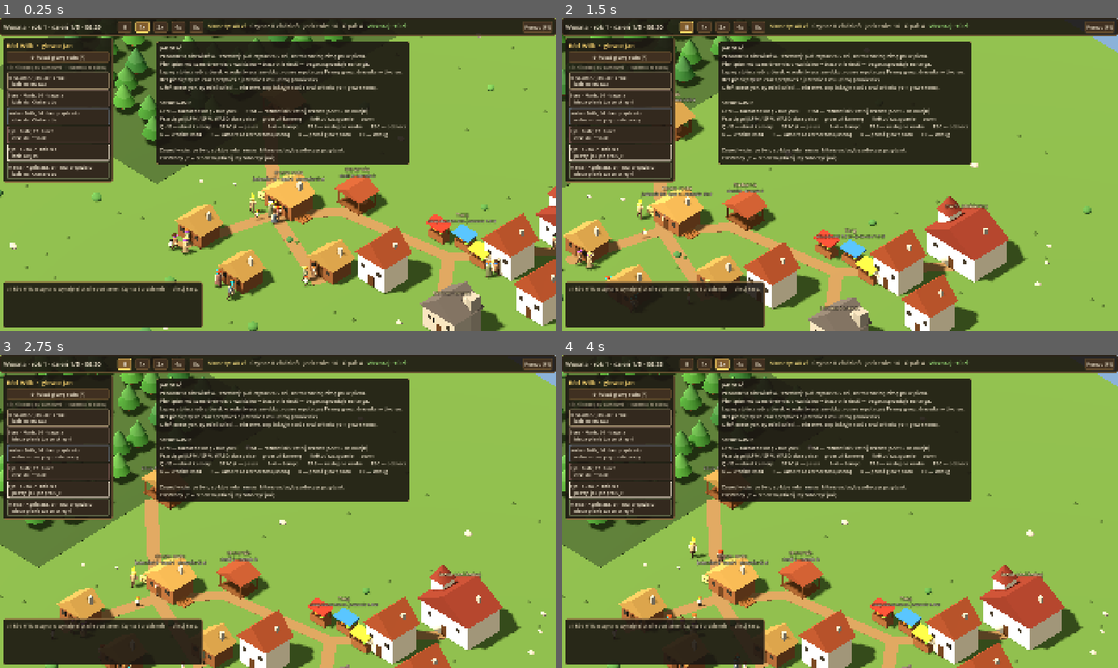
Above: before the commit, frames 1-4 (two rows, left to right).
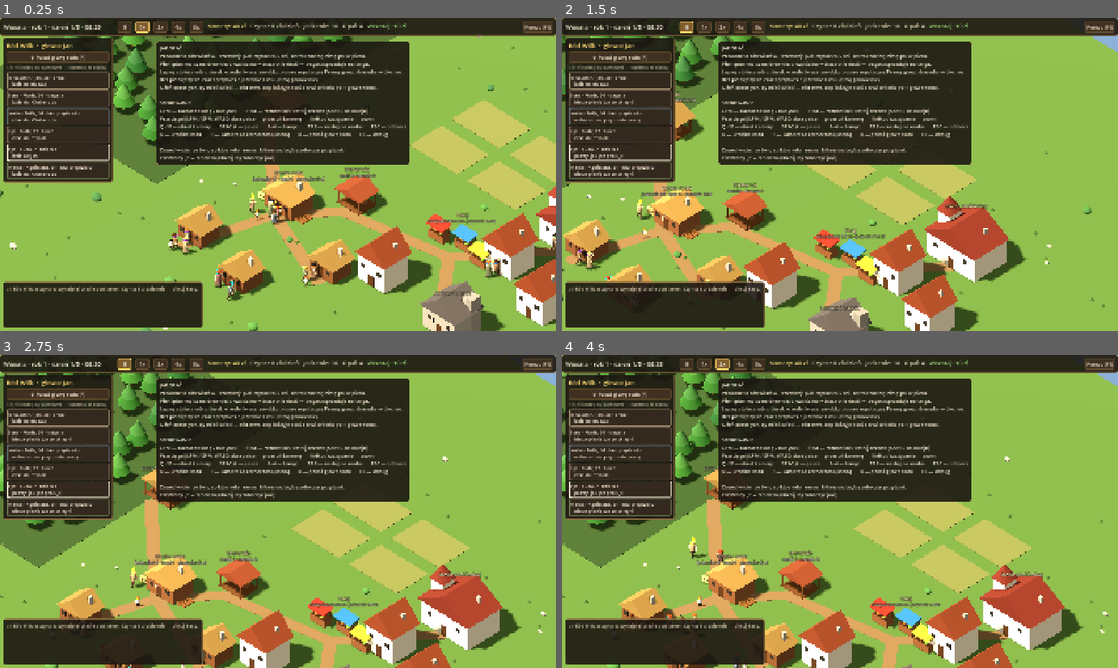
Above: after the commit, the same moments.

Repository: dwdzdc/dynastia
Game: Godot game, scene res://game/main.tscn
Same seed, same stepped clock (60 frames per second), same inputs: the game is played once before the commit and once after it.
Inputs (mouse positions are in pixels of both pictures, inside the frame that each line leads up to):
- Up to frame 1 (0.25 s): no input
- Up to frame 2 (1.5 s): tap Enter at 0.5 s; move the mouse to (962, 158) at 0.52 s; hold D 0.53-1.25 s; tap 1 at 0.6 s; click (962, 158) at 0.67 s; tap Space at 0.77 s; drag from (728, 190) to (812, 237) at 1.27 s
- Up to frame 3 (2.75 s): click "II" at 2 s
- Up to frame 4 (4 s): click "1x" at 2.75 s; click "2x" at 3.5 s

The runs differ from the first frame. In frame 1, 4.0% of the frame differs, in the area x 4-100%, y 5-98%; in frame 2, 2.6%; in frame 3, 4.1%, in the area x 0-97%, y 32-96%; in frame 4, 4.1%.

Commit message:
L1: pola (SimField) - dzialki dworu na mapie, orka/siew/zniwa jako praca, wzrost w porach roku, marnienie i zima
Co-Authored-By: Claude Opus 5.5 <noreply@anthropic.com>

Diff:
--- a/data/balance.json
+++ b/data/balance.json
@@ -418,6 +418,16 @@
     "reputation_min": -20.0,
     "valve": false
   },
+  "fields": {
+    "plow_seasons": ["spring"],
+    "sow_seasons": ["spring"],
+    "grow_seasons": ["spring", "summer", "autumn"],
+    "rot_season": "winter",
+    "grow_days": 7,
+    "ripe_loss_per_day": 0.04,
+    "work_seconds": { "plow": 500.0, "sow": 250.0, "harvest": 600.0 },
+    "yield": 90
+  },
   "estate": {
     "building": "manor",
     "food_per_labor_day": {
--- a/data/map.json
+++ b/data/map.json
@@ -95,7 +95,7 @@
       "y": 30
     }
   ],
-  "roads": [
+  "fields": [{"id": "f1", "owner": "manor", "x": 50, "y": 3, "w": 9, "h": 6}, {"id": "f2", "owner": "manor", "x": 61, "y": 3, "w": 9, "h": 6}, {"id": "f3", "owner": "manor", "x": 50, "y": 11, "w": 9, "h": 6}, {"id": "f4", "owner": "manor", "x": 61, "y": 11, "w": 9, "h": 6}], "roads": [
     [
       "home",
       "sawmill"
--- a/game/world_view.gd
+++ b/game/world_view.gd
@@ -19,6 +19,14 @@
 const TRUNK := Color(0.4, 0.27, 0.15)
 const LOG := Color(0.52, 0.35, 0.19)
 const PLANK := Color(0.86, 0.68, 0.42)
+const SOIL := Color(0.42, 0.3, 0.18)         # zaorane pole
+const FALLOW := Color(0.45, 0.47, 0.27)      # ugór
+const STUBBLE := Color(0.72, 0.64, 0.4)      # ściernisko
+const CROP_YOUNG := Color(0.38, 0.6, 0.22)
+const CROP_RIPE := Color(0.88, 0.74, 0.3)
+const FIELD_ROW_GAP := 1.0                   # odstęp rzędów zboża
+const CROP_MAX_H := 0.9                      # wysokość dojrzałego zboża
+const SHEAF := Color(0.85, 0.7, 0.32)
 
 var world: SimWorld
 var agent_views: Dictionary = {}   # agent id -> AgentView
@@ -28,6 +36,7 @@
 var _ground: MeshInstance3D
 var _floor: MeshInstance3D
 var _tufts: Array = []
+var _fields: Dictionary = {}       # field id -> { base, rows, heap, last }
 const SEASON_GRASS := {
 	"spring": Color(0.33, 0.45, 0.22), "summer": Color(0.4, 0.46, 0.21),
 	"autumn": Color(0.47, 0.41, 0.22), "winter": Color(0.84, 0.86, 0.9),
@@ -62,6 +71,51 @@
 		_building(w.buildings[id])
 	for t in w.trees:
 		_tree(t)
+	for fl: SimField in w.fields:
+		_field(fl)
+
+
+# Pole (L1): płyta gleby i rzędy zboża, które rosną i żółkną.
+func _field(f: SimField) -> void:
+	var n := Node3D.new()
+	n.position = Vector3(f.rect.get_center().x, 0, f.rect.get_center().y)
+	add_child(n)
+	var base := _add(n, Gfx3D.box(Vector3(f.rect.size.x, 0.06, f.rect.size.y), FALLOW), Vector3(0, 0.03, 0))
+	var rows: Array = []
+	var count := int(f.rect.size.y / FIELD_ROW_GAP)
+	for i in count:
+		var z := -f.rect.size.y * 0.5 + FIELD_ROW_GAP * (i + 0.5)
+		var r := _add(n, Gfx3D.box(Vector3(f.rect.size.x - 0.6, 1.0, 0.45), CROP_YOUNG), Vector3(0, 0.0, z))
+		rows.append(r)
+	var heap := _add(n, Gfx3D.cylinder(0.6, 1.0, SHEAF, 0.35, 8), Vector3(f.rect.size.x * 0.5 - 1.0, 0.5, f.rect.size.y * 0.5 - 1.0))
+	_fields[f.id] = { "base": base, "rows": rows, "heap": heap, "last": "" }
+
+
+func _refresh_field(f: SimField) -> void:
+	var d: Dictionary = _fields[f.id]
+	var key := "%s|%.2f|%d" % [f.stage, f.growth, f.heap]
+	if key == d["last"]:
+		return
+	d["last"] = key
+	var soil: Color = FALLOW
+	match f.stage:
+		"plowed", "sown":
+			soil = SOIL
+		"ripe":
+			soil = SOIL
+		"stubble":
+			soil = STUBBLE
+	Gfx3D.set_color(d["base"], soil)
+	var grown := f.stage in ["sown", "ripe"] and f.growth > 0.0
+	var h := maxf(0.05, CROP_MAX_H * f.growth)
+	var col := CROP_YOUNG.lerp(CROP_RIPE, clampf((f.growth - 0.6) / 0.4, 0.0, 1.0)) if f.stage == "sown" else CROP_RIPE
+	for r: MeshInstance3D in d["rows"]:
+		r.visible = grown
+		r.scale = Vector3(1, h, 1)
+		r.position.y = h * 0.5
+		Gfx3D.set_color(r, col)
+	var hp: MeshInstance3D = d["heap"]
+	hp.visible = f.heap > 0
 
 
 func _road(a: Vector2, b: Vector2) -> void:
@@ -103,6 +157,9 @@
 func _near_building(p: Vector2, r: float) -> bool:
 	for id in world.buildings:
 		if world.buildings[id].position.distance_to(p) < r:
+			return true
+	for fl: SimField in world.fields:
+		if fl.rect.grow(2.0).has_point(p):
 			return true
 	var f: Dictionary = world.map["forest"]
 	return Rect2(float(f["x"]) - 3, float(f["y"]) - 3, float(f["w"]) + 6, float(f["h"]) + 6).has_point(p)
@@ -285,6 +342,8 @@
 
 
 func refresh(delta: float, selected_id: int, night: float) -> void:
+	for f: SimField in world.fields:
+		_refresh_field(f)
 	var regrow: float = world.regrow_total()
 	for t: SimTree in world.trees:
 		var g: float = t.growth(regrow)
--- /dev/null
+++ b/sim/field.gd
@@ -0,0 +1,95 @@
+# SimField — pole uprawne (L1): działka na mapie z właścicielem (budynek gospodarstwa,
+# np. dwór) i rocznym cyklem: ugór → zaorane → zasiane → dojrzałe → ściernisko.
+# Orka, siew i żniwa to praca ludzi na działce (`work`); wzrost idzie sam z dobami,
+# ale tylko w porach wzrostu. Dojrzałe, a nieskoszone, marnieje; zimą przepada.
+# Zebrany plon leży na polu (`heap`), dopóki ktoś go nie zniesie.
+class_name SimField
+extends RefCounted
+
+
+var id: String
+var rect: Rect2
+var owner_building: String
+var stage: String = "fallow"   # fallow | plowed | sown | ripe | stubble
+var growth: float = 0.0        # 0..1 od siewu do dojrzałości
+var crop: float = 1.0          # ile z pełnego plonu zostało (marnienie dojrzałego)
+var work_done: float = 0.0     # sekundy pracy przy bieżącym zadaniu
+var heap: int = 0              # zebrany plon leżący na polu
+
+var _cfg: Dictionary
+
+const RIPE_EPS := 0.0001   # suma ułamków dób nie trafia równo w 1.0
+
+
+func _init(spec: Dictionary, cfg: Dictionary) -> void:
+	id = String(spec["id"])
+	rect = Rect2(float(spec["x"]), float(spec["y"]), float(spec["w"]), float(spec["h"]))
+	owner_building = String(spec["owner"])
+	_cfg = cfg
+
+
+func center() -> Vector2:
+	return rect.get_center()
+
+
+# Co jest teraz do zrobienia na polu w tej porze roku ("" = nic).
+func task(season: String) -> String:
+	match stage:
+		"fallow":
+			return "plow" if season in _cfg["plow_seasons"] else ""
+		"plowed":
+			return "sow" if season in _cfg["sow_seasons"] else ""
+		"ripe":
+			return "harvest"
+	return ""
+
+
+# Praca przy bieżącym zadaniu. Zwraca nazwę zadania, gdy właśnie się skończyło.
+func work(season: String, secs: float) -> String:
+	var t := task(season)
+	if t == "":
+		return ""
+	work_done += secs
+	if work_done < float(_cfg["work_seconds"][t]):
+		return ""
+	work_done = 0.0
+	match t:
+		"plow":
+			stage = "plowed"
+		"sow":
+			stage = "sown"
+			growth = 0.0
+			crop = 1.0
+		"harvest":
+			heap += int(round(float(_cfg["yield"]) * crop))
+			stage = "stubble"
+			growth = 0.0
+	return t
+
+
+# Koniec doby: wzrost w porach wzrostu, marnienie dojrzałego, zima zabiera resztę.
+# Zwraca "rotted", gdy niezebrany plon właśnie przepadł.
+func new_day(season: String) -> String:
+	match stage:
+		"sown":
+			if season in _cfg["grow_seasons"]:
+				growth = minf(1.0, growth + 1.0 / float(_cfg["grow_days"]))
+				if growth >= 1.0 - RIPE_EPS:
+					growth = 1.0
+					stage = "ripe"
+		"ripe":
+			if season == String(_cfg["rot_season"]):
+				stage = "fallow"
+				growth = 0.0
+				work_done = 0.0
+				return "rotted"
+			crop = maxf(0.0, crop - float(_cfg["ripe_loss_per_day"]))
+		"stubble":
+			if season in _cfg["plow_seasons"]:
+				stage = "fallow"
+	if season == String(_cfg["rot_season"]) and stage in ["plowed", "sown"]:
+		# Zima zastaje niedokończoną robotę: zasiew wymarza, orka do powtórki.
+		stage = "fallow"
+		growth = 0.0
+		work_done = 0.0
+	return ""
--- a/sim/world.gd
+++ b/sim/world.gd
@@ -27,6 +27,7 @@
 
 var buildings: Dictionary = {}   # id -> SimBuilding
 var trees: Array = []            # SimTree
+var fields: Array = []           # SimField (L1)
 var agents: Array = []           # SimAgent (także zmarli — status "dead")
 var chore_claims: Dictionary = {}  # "food:<gosp.>"/"firewood:<gosp.>" -> agent id
 var stats: Dictionary = {}
@@ -72,6 +73,8 @@
 	home().add("food", int(eco["start_food"]))
 	home().add("log", int(eco["start_firewood"]))
 	_generate_trees()
+	for fs: Dictionary in map.get("fields", []):
+		fields.append(SimField.new(fs, balance["fields"]))
 
 	family = SimFamily.new(self, people)
 	bonds = SimBonds.new(self, memories)
@@ -767,6 +770,9 @@
 			a.sick_days = rng.next_float(float(sd[0]), float(sd[1]))
 			var pr := person_of(a)
 			note("%s zachorował%s." % [pr.name, "" if pr.sex == "m" else "a"], "warn", a.position)
+	for f: SimField in fields:
+		if f.new_day(season) == "rotted":
+			note("Niezebrane zboże zgniło na polu (%s)." % building(f.owner_building).name, "warn", f.center())
 	together.end_day()
 	_estate_sells()
 	market.new_day()
--- a/tests/run_tests.gd
+++ b/tests/run_tests.gd
@@ -72,6 +72,7 @@
 	_test_bonds_across_lineages()
 	_test_marriage_with_existing_people()
 	_test_merchant_is_a_person()
+	_test_field_cycle()
 	_test_money_in_chest()
 	_test_buy_through_purse()
 	_test_buyers_pay_from_own_money()
@@ -996,6 +997,38 @@
 	for p in w.family.persons.values():
 		s += p.purse
 	return s
+
+
+# L1: pole rośnie tylko zasiane i tylko w porach wzrostu; plon tylko z dojrzałego;
+# niezebrane marnieje, a zima je zabiera.
+func _test_field_cycle() -> void:
+	var w = _new_world()
+	var cfg: Dictionary = w.balance["fields"]
+	check("fields from map data belong to the manor", w.fields.size() > 0 and w.fields[0].owner_building == "manor")
+	var f := SimField.new({ "id": "t", "owner": "manor", "x": 0, "y": 0, "w": 4, "h": 4 }, cfg)
+	for i in 10:
+		f.new_day("spring")
+	check("unsown field does not grow", f.stage == "fallow" and is_zero_approx(f.growth))
+	check("no sowing before plowing", f.task("spring") == "plow")
+	check("no plowing in winter", f.task("winter") == "" and f.work("winter", 99999.0) == "")
+	f.work("spring", float(cfg["work_seconds"]["plow"]))
+	f.work("spring", float(cfg["work_seconds"]["sow"]))
+	check("plowed and sown by work", f.stage == "sown")
+	check("harvest only from a ripe field", f.task("summer") == "" and f.heap == 0)
+	for i in int(cfg["grow_days"]):
+		f.new_day("summer")
+	check("sown field ripens over grow_days", f.stage == "ripe")
+	f.work("summer", float(cfg["work_seconds"]["harvest"]))
+	check("harvest leaves the crop on the field", f.stage == "stubble" and f.heap == int(cfg["yield"]))
+	var g := SimField.new({ "id": "u", "owner": "manor", "x": 0, "y": 0, "w": 4, "h": 4 }, cfg)
+	g.stage = "ripe"
+	g.new_day("autumn")
+	g.new_day("autumn")
+	g.work("autumn", float(cfg["work_seconds"]["harvest"]))
+	check("neglected ripe field yields less", g.heap < int(cfg["yield"]))
+	var r := SimField.new({ "id": "v", "owner": "manor", "x": 0, "y": 0, "w": 4, "h": 4 }, cfg)
+	r.stage = "ripe"
+	check("winter takes an unharvested crop", r.new_day("winter") == "rotted" and r.stage == "fallow")
 
 
 # K1 (S14): kasa gospodarstwa leży w skrzyni w domu; przeprowadzka zabiera skrzynię,
Not shown, added: sim/field.gd.uid
Not shown, changed: progress.md
